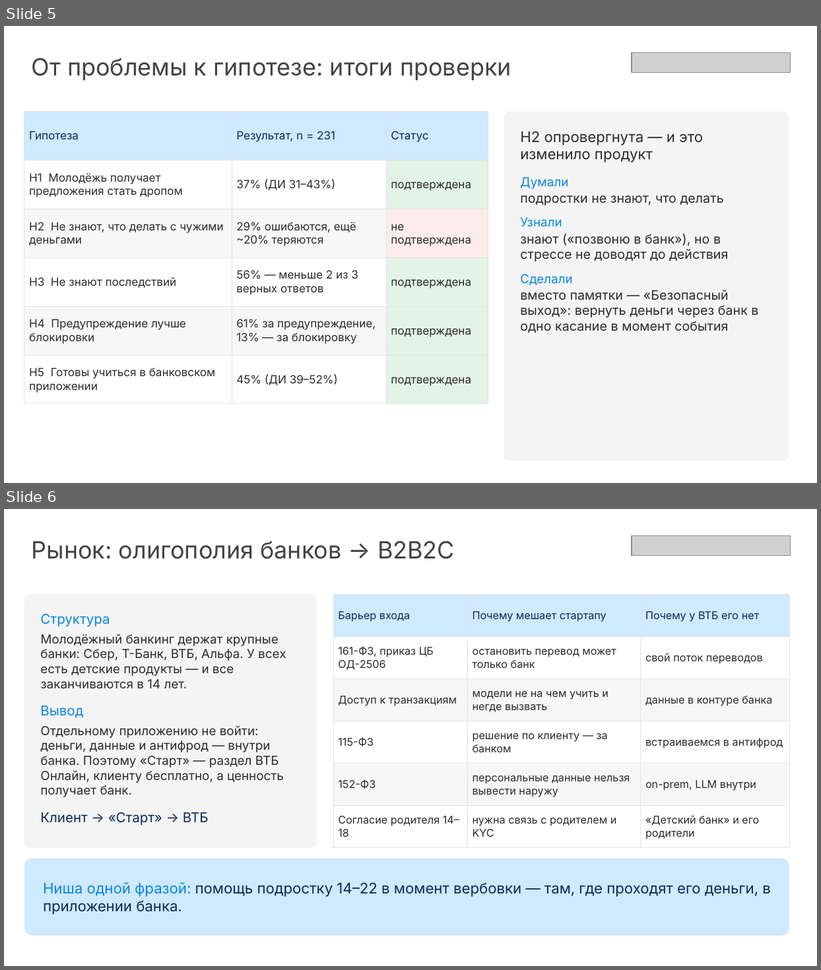
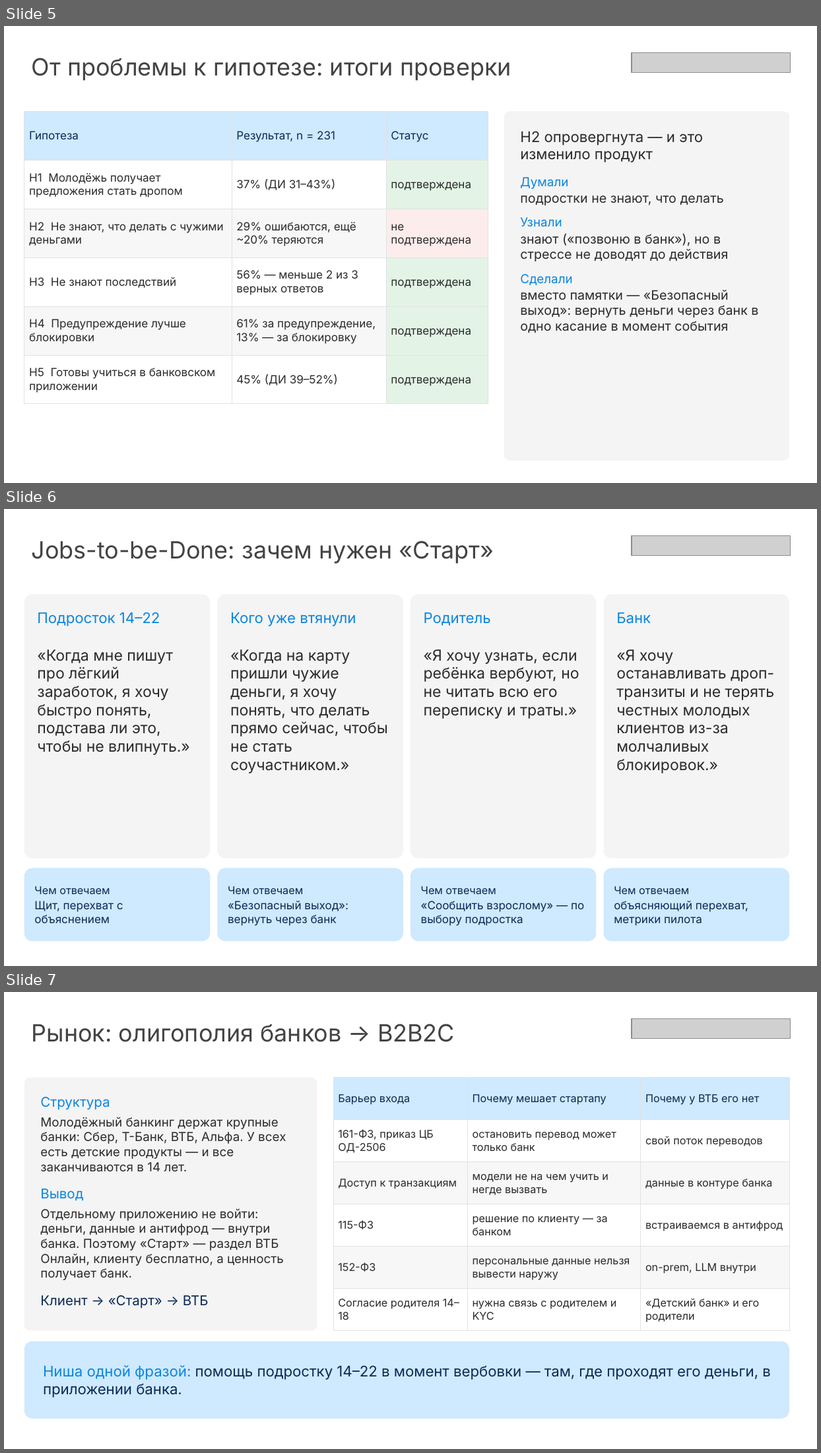
Before and after one commit to keshaptisa/nexus_vtb, a slide deck: Старт_презентация.pptx. Shown one above the other, each under a label of ours: slides 5 and 6 before the commit, slides 5, 6 and 7 after it. The pictures are 821x970 and 821x1453 pixels, drawn with LibreOffice and Linux fonts; fonts in the diff are those of the drawing; grey boxes stand for pictures. Boxes give left, top, right and bottom in pixels: in the first picture for what was removed or moved away, otherwise in the second. Text is boxed around its words. In the diff, an @@ line names an element or a change of style, - is before the commit and + after.

```diff
--- a/Старт_презентация.pptx
+++ b/Старт_презентация.pptx
@@ slide 6 added at [4,509,817,966], background #FFFFFF @@
@@ subtitle added at [32,541,494,564], 21 pt, text #434343 @@
+Jobs-to-be-Done: зачем нужен «Старт»
@@ picture added at [632,536,790,555] @@
@@ rounded rectangle added at [24,594,211,859], fill #F4F4F4 @@
@@ rounded rectangle added at [217,594,403,859], fill #F4F4F4 @@
@@ rounded rectangle added at [411,594,597,859], fill #F4F4F4 @@
@@ rounded rectangle added at [604,594,790,859], fill #F4F4F4 @@
@@ text added at [37,612,160,626], 13 pt, text #0A86E0 @@
+Подросток 14–22
@@ text added at [230,612,356,626], 13 pt, text #0A86E0 @@
+Кого уже втянули
@@ text added at [424,612,491,626], 13 pt, text #0A86E0 @@
+Родитель
@@ text added at [616,612,651,624], 13 pt, text #0A86E0 @@
+Банк
@@ text added at [37,650,190,755], 13.5 pt, text #2B2B2B @@
+«Когда мне пишут про лёгкий заработок, я хочу быстро понять, подстава ли это, чтобы не влипнуть.»
@@ text added at [230,650,388,774], 13.5 pt, text #2B2B2B @@
+«Когда на карту пришли чужие деньги, я хочу понять, что делать прямо сейчас, чтобы не стать соучастником.»
@@ text added at [424,650,579,719], 13.5 pt, text #2B2B2B @@
+«Я хочу узнать, если ребёнка вербуют, но не читать всю его переписку и траты.»
@@ text added at [616,650,774,774], 13.5 pt, text #2B2B2B @@
+«Я хочу останавливать дроп-транзиты и не терять честных молодых клиентов из-за молчаливых блокировок.»
@@ rounded rectangle added at [24,869,211,941], fill #CFE9FE, 10 pt, text #0B2A55 @@
+Чем отвечаем
+Щит, перехват с объяснением
@@ rounded rectangle added at [217,869,403,941], fill #CFE9FE, 10 pt, text #0B2A55 @@
+Чем отвечаем
+«Безопасный выход»: вернуть через банк
@@ rounded rectangle added at [411,869,597,941], fill #CFE9FE, 10 pt, text #0B2A55 @@
+Чем отвечаем
+«Сообщить взрослому» — по выбору подростка
@@ rounded rectangle added at [604,869,790,941], fill #CFE9FE, 10 pt, text #0B2A55 @@
+Чем отвечаем
+объясняющий перехват, метрики пилота
@@ what was slide 6 is now slide 7 @@
```
Also in this commit, not shown: 2 slides changed, 1 other slide added, 2 other files.
